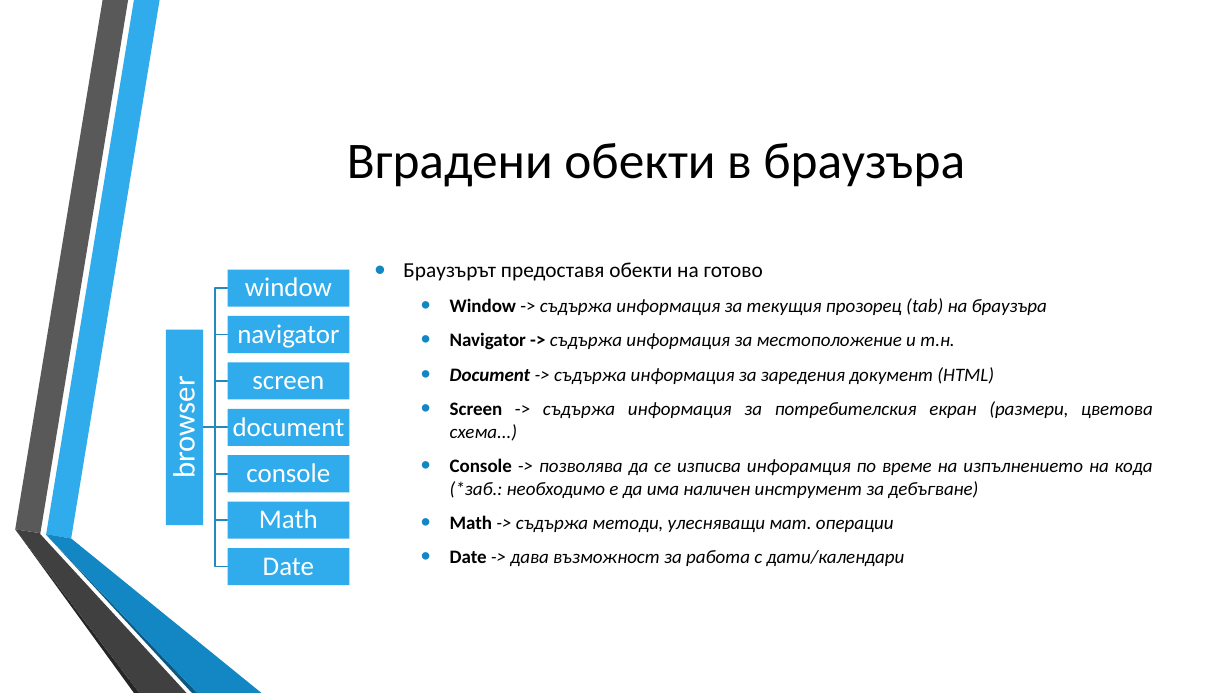
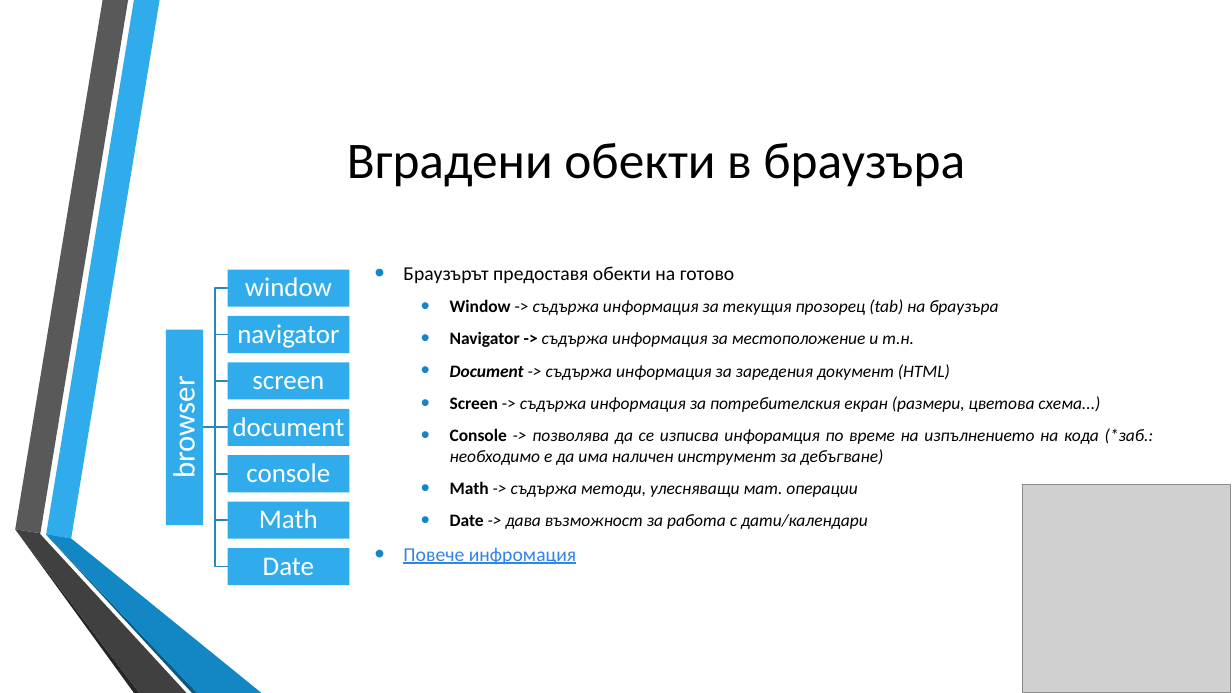
Before and after one commit to dnmitev/IT-Academy, a slide deck: slide 9 of JS Fundamentals/2.JS-Basics/JS-Basics.pptx. Drawn at 1232x693 pixels with LibreOffice and Linux fonts; fonts in the diff are those of the drawing; grey boxes stand for pictures; background and template pictures are left out. Boxes give left, top, right and bottom in pixels: in the first picture for what was removed or moved away, otherwise in the second. Text is boxed around its words. In the diff, an @@ line names an element or a change of style, - is before the commit and + after.

```diff
--- a/JS Fundamentals/2.JS-Basics/JS-Basics.pptx
+++ b/JS Fundamentals/2.JS-Basics/JS-Basics.pptx
@@ text at <box>403,266,1154,529</box>: size 16.6 to 15.3 pt in "Браузърът предоставя обекти на готово"; size 14.8 to 13.6 pt in "Window -> съдържа информация за текущия прозорец ...", "Navigator -> съдържа информация за местоположение и ...", "Document -> съдържа информация за заредения документ ...", "Screen -> съдържа информация за потребителския екран ..." and 3 more places @@
@@ picture added at <box>1022,484,1231,693</box> @@
@@ text at <box>403,547,577,565</box>: paragraph added @@
+• Повече инфромация
```
Also in this commit, not shown: 13 slides added, 5 other files.
